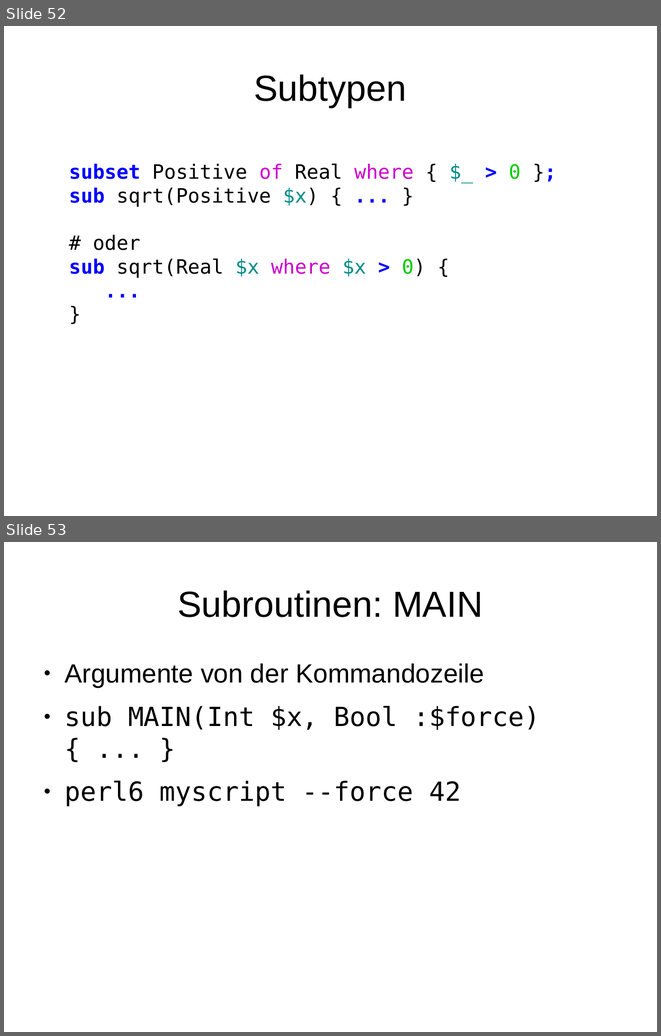
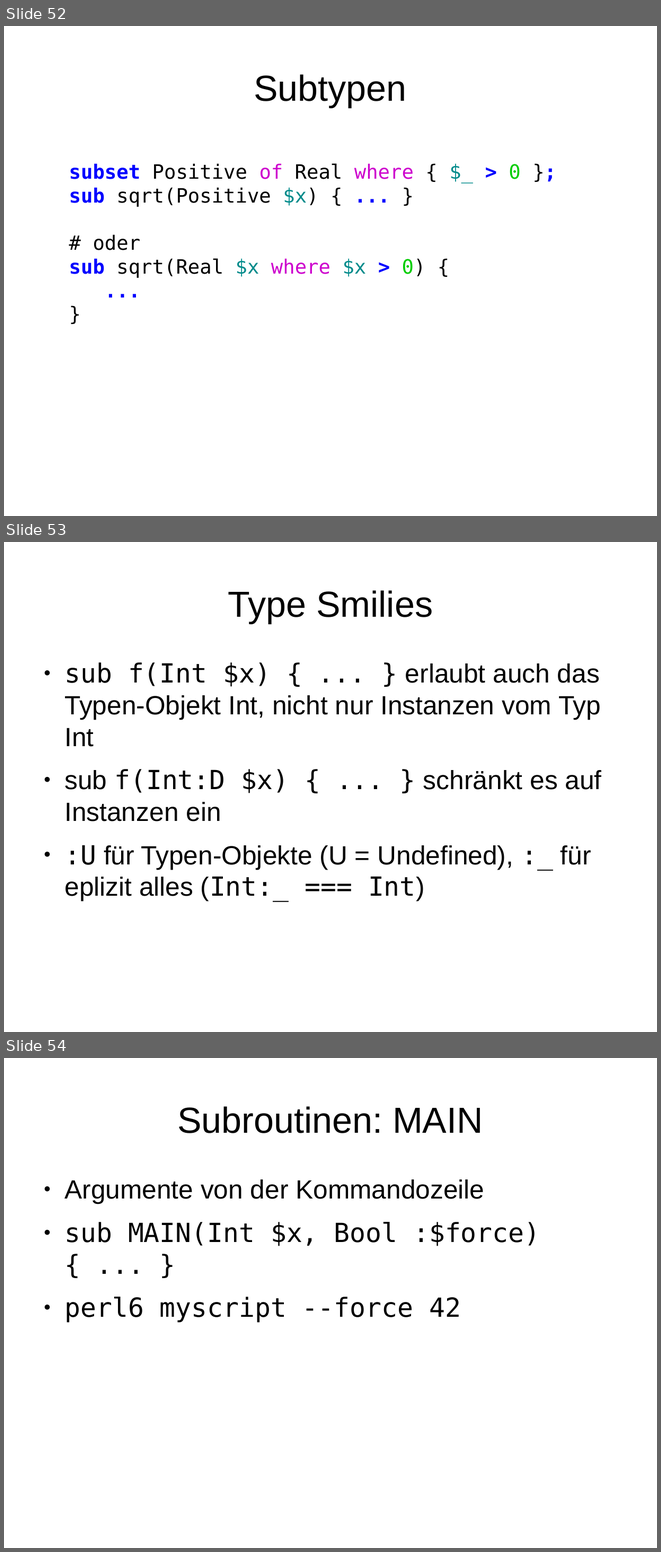
Before and after one commit to moritz/perl6-training-de, a slide deck: schulung.odp. Shown one above the other, each under a label of ours: slides 52 and 53 before the commit, slides 52, 53 and 54 after it. The pictures are 661x1036 and 661x1552 pixels, drawn with LibreOffice and Linux fonts; fonts in the diff are those of the drawing. Boxes give left, top, right and bottom in pixels: in the first picture for what was removed or moved away, otherwise in the second. Text is boxed around its words. In the diff, an @@ line names an element or a change of style, - is before the commit and + after.

```diff
--- a/schulung.odp
+++ b/schulung.odp
@@ slide 53 added at [4, 542, 657, 1032], background #FFFFFF @@
@@ title added at [228, 590, 433, 623], 44 pt, text #000000 @@
+Type Smilies
@@ text added at [64, 662, 602, 901], 32 pt, text #000000 @@
+● sub f(Int $x) { ... } erlaubt auch das Typen-Objekt Int, nicht nur Instanzen vom Typ Int
+● sub f(Int:D $x) { ... } schränkt es auf Instanzen ein
+● :U für Typen-Objekte (U = Undefined), :_ für eplizit alles (Int:_ === Int)
@@ what was slide 53 is now slide 54 @@
```
Also in this commit, not shown: 1 slide changed, 1 other slide added, 1 other file.
